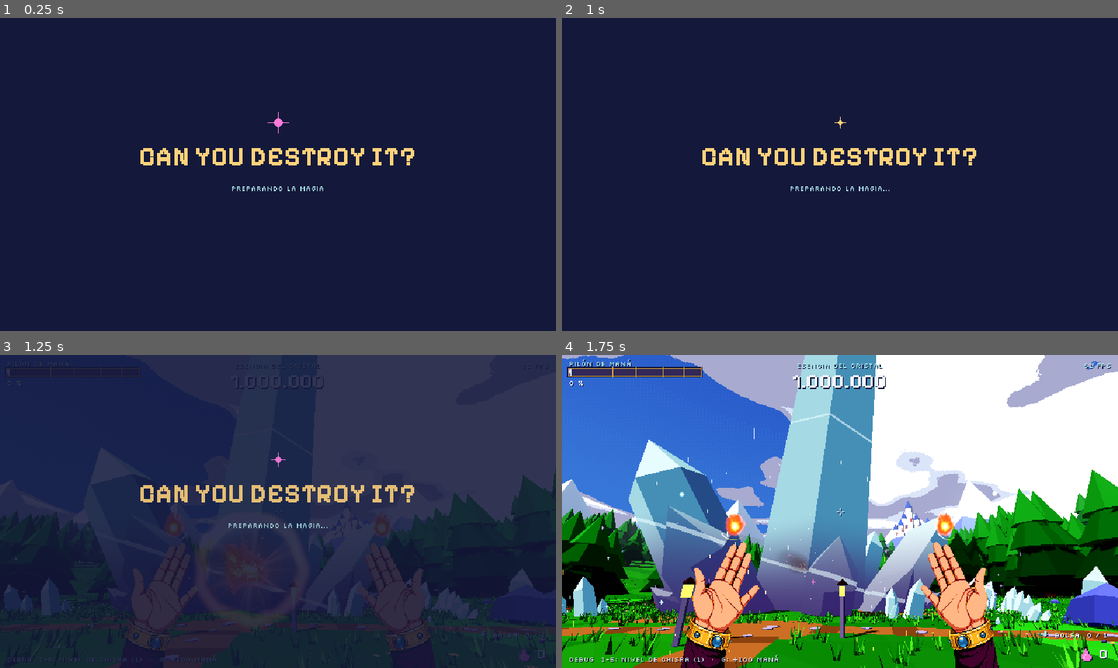
Above: before the commit, frames 1-4 (two rows, left to right).
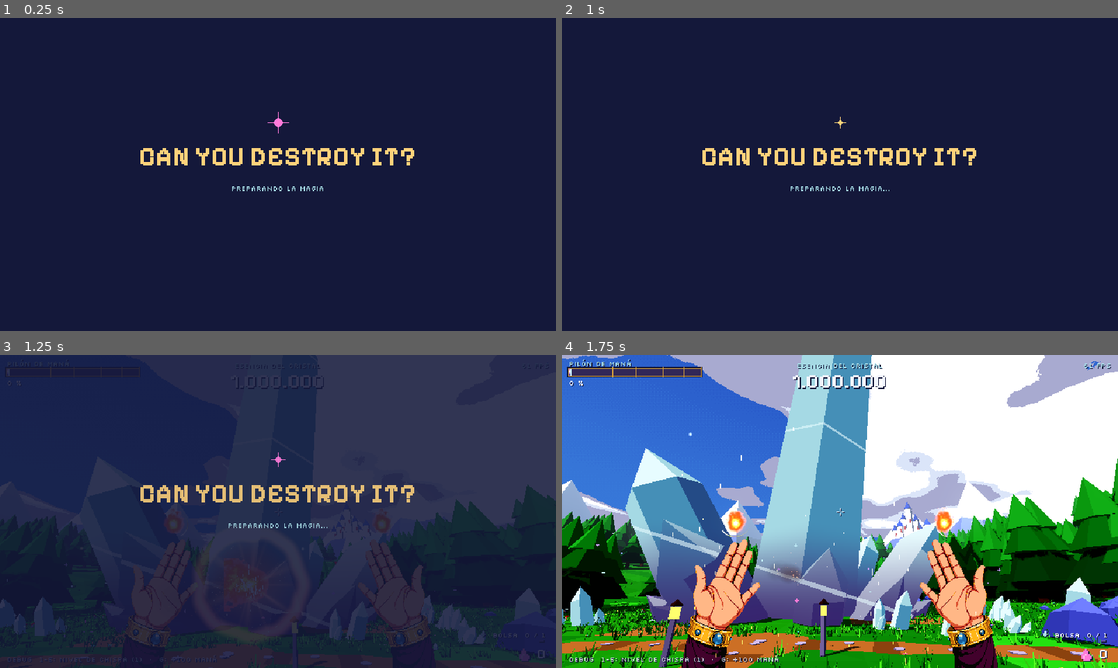
Above: after the commit, the same moments.

Repository: Gon-Analista/can-you-destroy-it
Game: Godot game, scene res://main/main.tscn
Same seed, same stepped clock (60 frames per second), same inputs: the game is played once before the commit and once after it.
Inputs (mouse positions are in pixels of both pictures, inside the frame that each line leads up to):
- Up to frame 1 (0.25 s): no input
- Up to frame 2 (1 s): tap Enter (ui_accept) at 0.5 s; move the mouse to (962, 158) at 0.52 s; hold D (move_right) from 0.53 s (still down); hold Shift (sprint, bound only after the commit) from 0.53 s (still down); click (962, 158) at 0.67 s; tap Space (jump, bound only after the commit) at 0.77, 0.8 s
- Up to frame 3 (1.25 s): keep holding D (move_right); keep holding Shift (sprint, bound only after the commit); tap Space (jump, bound only after the commit) at 1.07 s
- Up to frame 4 (1.75 s): move the mouse to (812, 511) at 1.27 s; release D (move_right) at 1.28 s; release Shift (sprint, bound only after the commit) at 1.28 s; hold W (move_forward) from 1.28 s (still down); tap Space (jump, bound only after the commit) at 1.35, 1.52 s; tap Shift (sprint, bound only after the commit) at 1.55 s

Frames 1-2 are identical in both runs. In frame 3, 4.9% of the frame differs, in the area x 0-100%, y 36-100%; in frame 4, 29%, in the area x 0-100%, y 0-100%.

Commit message:
Añade correr, saltar, pasos y aterrizaje
Shift corre (hacia delante, abre el campo de visión), Espacio salta con
margen de coyote y salto recordado, la cámara cabecea al andar y se hunde
al aterrizar; pasos sobre la hierba, salto y aterrizaje con sonido
(tools/sfx_loop.py). loop_smoke comprueba el salto.

Co-Authored-By: Claude Opus 5.5 <noreply@anthropic.com>
Claude-Session: https://claude.ai/code/session_011Fh21Tx1ECc2iUdeQLjvik

Diff:
--- a/game/player/camera_rig.gd
+++ b/game/player/camera_rig.gd
@@ -7,11 +7,18 @@
 @export var max_roll_deg: float = 1.2
 @export var decay: float = 2.2
 
+## 0..1: cuánto se está corriendo (abre el campo de visión).
+var sprint: float = 0.0
+## Cabeceo al andar (lo marca el jugador con la fase de los pasos).
+var bob: Vector2 = Vector2.ZERO
+
 var _trauma: float = 0.0
 var _base_fov: float
 var _fov_kick: float = 0.0
 var _noise := FastNoiseLite.new()
 var _t: float = 0.0
+var _dip: float = 0.0
+var _dip_vel: float = 0.0
 
 
 func _ready() -> void:
@@ -39,8 +46,16 @@
 	_t += delta * 60.0
 	_trauma = maxf(0.0, _trauma - decay * delta)
 	var shake: float = _trauma * _trauma * Settings.screen_shake
-	h_offset = max_offset * shake * _noise.get_noise_2d(_t, 0.0)
-	v_offset = max_offset * shake * _noise.get_noise_2d(0.0, _t)
+	# Caída al aterrizar: muelle amortiguado.
+	_dip_vel += (-_dip * 180.0 - _dip_vel * 16.0) * delta
+	_dip += _dip_vel * delta
+	h_offset = max_offset * shake * _noise.get_noise_2d(_t, 0.0) + bob.x
+	v_offset = max_offset * shake * _noise.get_noise_2d(0.0, _t) + bob.y + _dip
 	rotation.z = deg_to_rad(max_roll_deg) * shake * _noise.get_noise_2d(_t, _t)
 	_fov_kick = lerpf(_fov_kick, 0.0, 1.0 - exp(-delta * 10.0))
-	fov = _base_fov + _fov_kick
+	fov = _base_fov + _fov_kick + sprint * 7.0
+
+
+## Aterrizar: la cámara se hunde y rebota, más cuanto más fuerte la caída.
+func land(strength: float) -> void:
+	_dip_vel -= clampf(strength, 0.0, 1.0) * 2.2
--- a/game/player/player.gd
+++ b/game/player/player.gd
@@ -5,8 +5,23 @@
 
 const OUTLINE_SHADER: Shader = preload("res://fx/outline.gdshader")
 const TELEKINESIS_SFX: AudioStream = preload("res://audio/sfx/sfx_telekinesis_01.ogg")
+const STEP_SFX: Array[AudioStream] = [
+	preload("res://audio/sfx/sfx_step_grass_01.ogg"),
+	preload("res://audio/sfx/sfx_step_grass_02.ogg"),
+	preload("res://audio/sfx/sfx_step_grass_03.ogg"),
+	preload("res://audio/sfx/sfx_step_grass_04.ogg"),
+]
+const JUMP_SFX: AudioStream = preload("res://audio/sfx/sfx_jump_01.ogg")
+const LAND_SFX: AudioStream = preload("res://audio/sfx/sfx_land_01.ogg")
 
 @export var walk_speed: float = 4.5
+@export var sprint_speed: float = 8.0
+@export var jump_velocity: float = 5.4
+## Margen para saltar justo después de dejar el suelo y para un salto pulsado antes de tocarlo.
+@export var coyote_sec: float = 0.12
+@export var jump_buffer_sec: float = 0.12
+## Distancia entre pasos (m) andando; corriendo los pasos se alargan.
+@export var step_length: float = 1.7
 @export var acceleration: float = 30.0
 @export var mouse_sensitivity: float = 0.0022
 @export var start_pitch_deg: float = 20.0
@@ -27,6 +42,13 @@
 ## Con el Grimorio abierto el mago no se mueve ni mira.
 var _locked: bool = false
 var _telekinesis_timer: float = 0.0
+var _coyote: float = 0.0
+var _jump_buffer: float = 0.0
+var _was_on_floor: bool = true
+var _fall_speed: float = 0.0
+var _step_dist: float = 0.0
+var _bob_phase: float = 0.0
+var _steps: AudioStreamRandomizer
 
 @onready var _head: Node3D = $Head
 @onready var _camera: CameraRig = $Head/Camera
@@ -36,6 +58,11 @@
 
 func _ready() -> void:
 	add_to_group(&"player")
+	_steps = AudioStreamRandomizer.new()
+	for st: AudioStream in STEP_SFX:
+		_steps.add_stream(-1, st)
+	_steps.random_pitch = 1.12
+	_steps.random_volume_offset_db = 2.0
 	Events.grimoire_opened.connect(func() -> void: _locked = true)
 	Events.grimoire_closed.connect(func() -> void: _locked = false)
 	Events.upgrade_bought.connect(func(_id: StringName, _l: int) -> void: _apply_upgrades(true))
@@ -87,20 +114,64 @@
 
 
 func _physics_process(delta: float) -> void:
-	if not is_on_floor():
+	var on_floor: bool = is_on_floor()
+	if not on_floor:
 		velocity.y -= _gravity * delta
+		_fall_speed = maxf(_fall_speed, -velocity.y)
+	_coyote = coyote_sec if on_floor else maxf(0.0, _coyote - delta)
+	_jump_buffer = maxf(0.0, _jump_buffer - delta)
+	if not _locked and Input.is_action_just_pressed(&"jump"):
+		_jump_buffer = jump_buffer_sec
+	if _jump_buffer > 0.0 and _coyote > 0.0:
+		velocity.y = jump_velocity
+		_jump_buffer = 0.0
+		_coyote = 0.0
+		_fall_speed = 0.0
+		AudioDirector.play_sfx(JUMP_SFX, -6.0)
 	var input: Vector2 = (
 		Vector2.ZERO
 		if _locked
 		else Input.get_vector(&"move_left", &"move_right", &"move_forward", &"move_back")
 	)
-	var wish: Vector3 = (global_basis * Vector3(input.x, 0.0, input.y)).normalized() * walk_speed
-	var horizontal := Vector3(velocity.x, 0.0, velocity.z).move_toward(wish, acceleration * delta)
+	# Correr: sólo hacia delante (como en casi todos los FPS) y con las manos libres de carga.
+	var sprinting: bool = (
+		not _locked and Input.is_action_pressed(&"sprint") and input.y < -0.3 and on_floor
+	)
+	var speed: float = sprint_speed if sprinting else walk_speed
+	var wish: Vector3 = (global_basis * Vector3(input.x, 0.0, input.y)).normalized() * speed
+	# En el aire se controla menos.
+	var accel: float = acceleration * (1.0 if on_floor else 0.35)
+	var horizontal := Vector3(velocity.x, 0.0, velocity.z).move_toward(wish, accel * delta)
 	velocity.x = horizontal.x
 	velocity.z = horizontal.z
 	move_and_slide()
-	_hands.move_speed = horizontal.length()
+	_land_and_steps(horizontal.length(), sprinting, delta)
+	_hands.move_speed = horizontal.length() if is_on_floor() else 0.0
 	_update_pickup(delta)
+
+
+## Pasos sobre la hierba, cabeceo de cámara, campo de visión al correr y caída al aterrizar.
+func _land_and_steps(speed: float, sprinting: bool, delta: float) -> void:
+	var on_floor: bool = is_on_floor()
+	if on_floor and not _was_on_floor:
+		var strength: float = clampf((_fall_speed - 2.0) / 8.0, 0.0, 1.0)
+		if _fall_speed > 2.5:
+			_camera.land(strength)
+			AudioDirector.play_sfx(LAND_SFX, lerpf(-10.0, -2.0, strength))
+			_hands.play_grab()
+		_fall_speed = 0.0
+		_step_dist = 0.0
+	_was_on_floor = on_floor
+	_camera.sprint = move_toward(_camera.sprint, 1.0 if sprinting else 0.0, delta * 4.0)
+	if on_floor and speed > 0.5:
+		_step_dist += speed * delta
+		_bob_phase += speed * delta * PI / step_length
+		var stride: float = step_length * (1.25 if sprinting else 1.0)
+		if _step_dist >= stride:
+			_step_dist = 0.0
+			AudioDirector.play_sfx(_steps, -8.0 if sprinting else -11.0)
+	var amp: float = clampf(speed / walk_speed, 0.0, 1.8) if on_floor else 0.0
+	_camera.bob = Vector2(cos(_bob_phase) * 0.012, absf(sin(_bob_phase)) * 0.02) * amp
 
 
 ## Resalta el fragmento al que apuntas (o el más cercano delante) y lo recoge con F.
--- a/game/project.godot
+++ b/game/project.godot
@@ -81,6 +81,14 @@
 "deadzone": 0.2,
 "events": [Object(InputEventKey,"physical_keycode":4194306)]
 }
+jump={
+"deadzone": 0.2,
+"events": [Object(InputEventKey,"physical_keycode":32)]
+}
+sprint={
+"deadzone": 0.2,
+"events": [Object(InputEventKey,"physical_keycode":4194325)]
+}
 
 [physics]
 
--- a/game/tests/smoke/loop_smoke.gd
+++ b/game/tests/smoke/loop_smoke.gd
@@ -72,6 +72,20 @@
 	_check(gs.call(&"bag_capacity") == 5, "la bolsa sube a 5")
 	_check(bag.cost_for_level(0) == 5, "la primera mejora cuesta 5 (GDD 8.1)")
 
+	grimoire.call(&"close")
+	# Saltar: con el jugador en el suelo, Espacio lo levanta y vuelve a caer.
+	player.global_position = Vector3(0, 0.5, 32)
+	await create_timer(0.8).timeout
+	var y0: float = player.global_position.y
+	Input.action_press(&"jump")
+	await physics_frame
+	await physics_frame
+	Input.action_release(&"jump")
+	await create_timer(0.25).timeout
+	_check(player.global_position.y > y0 + 0.4, "Espacio salta")
+	await create_timer(1.2).timeout
+	_check(absf(player.global_position.y - y0) < 0.2, "y vuelve al suelo")
+
 	gs.set(&"progression", Progression.new(1_000_000))
 	(gs.get(&"progression") as Progression).load_dict(state_before)
 	root.get_node(^"SaveSystem").call(&"save_game")
--- a/game/ui/hud.gd
+++ b/game/ui/hud.gd
@@ -82,14 +82,14 @@
 	_banner.visible = false
 	_prompt = _label(
 		(
-			"CLIC PARA EMPEZAR  ·  WASD MOVERSE  ·  CLIC IZQ / DER: CADA MANO"
-			+ "  ·  LOS DOS A LA VEZ: COMBINAR  ·  F RECOGER"
+			"CLIC PARA EMPEZAR  ·  WASD MOVERSE  ·  SHIFT CORRER  ·  ESPACIO SALTAR\n"
+			+ "CLIC IZQ / DER: CADA MANO  ·  LOS DOS A LA VEZ: COMBINAR  ·  F RECOGER  ·  TAB GRIMORIO"
 		),
 		8,
 		C_TEXT,
 		HORIZONTAL_ALIGNMENT_CENTER
 	)
-	_place(_prompt, Control.PRESET_CENTER, Rect2(-310, 30, 620, 10))
+	_place(_prompt, Control.PRESET_CENTER, Rect2(-310, 30, 620, 22))
 	_discovery_title = _label("¡COMBINACIÓN NUEVA!", 8, C_GOLD, HORIZONTAL_ALIGNMENT_CENTER)
 	_place(_discovery_title, Control.PRESET_CENTER_TOP, Rect2(-150, 62, 300, 10))
 	_discovery_name = _label("", 32, C_FIRE, HORIZONTAL_ALIGNMENT_CENTER, true)
Not shown, added: game/audio/sfx/sfx_jump_01.ogg.import
Not shown, added: game/audio/sfx/sfx_land_01.ogg.import
Not shown, added: game/audio/sfx/sfx_step_grass_01.ogg.import
Not shown, added: game/audio/sfx/sfx_step_grass_02.ogg.import
Not shown, added: game/audio/sfx/sfx_step_grass_03.ogg.import
Not shown, added: game/audio/sfx/sfx_step_grass_04.ogg.import
Not shown, changed: game/audio/sfx/amb_pylon_hum_loop.ogg
Not shown, changed: game/audio/sfx/sfx_bag_full_01.ogg
Not shown, changed: game/audio/sfx/sfx_book_close_01.ogg
Not shown, changed: game/audio/sfx/sfx_book_open_01.ogg
Not shown, added: game/audio/sfx/sfx_jump_01.ogg
Not shown, added: game/audio/sfx/sfx_land_01.ogg
(and 12 more such lines)
